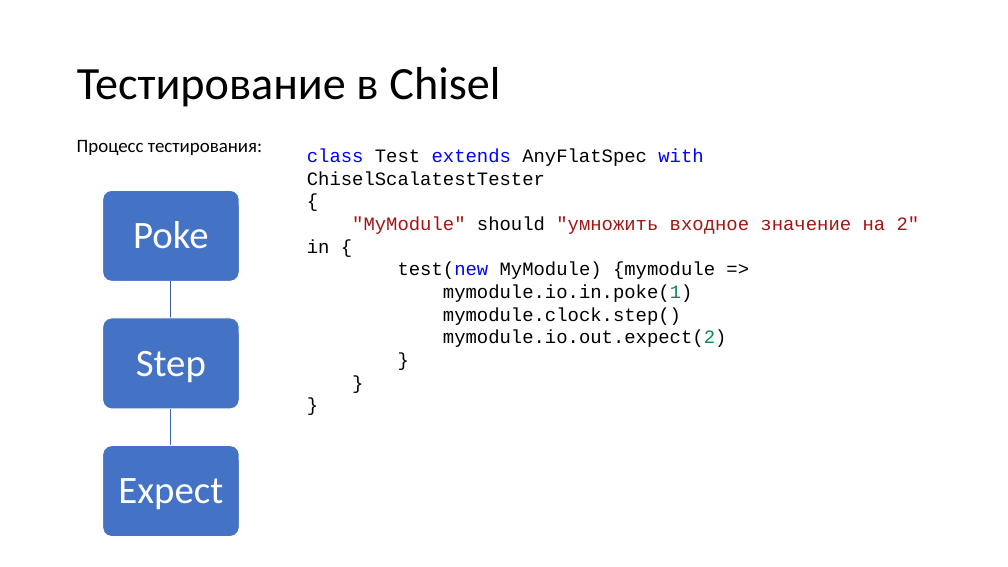
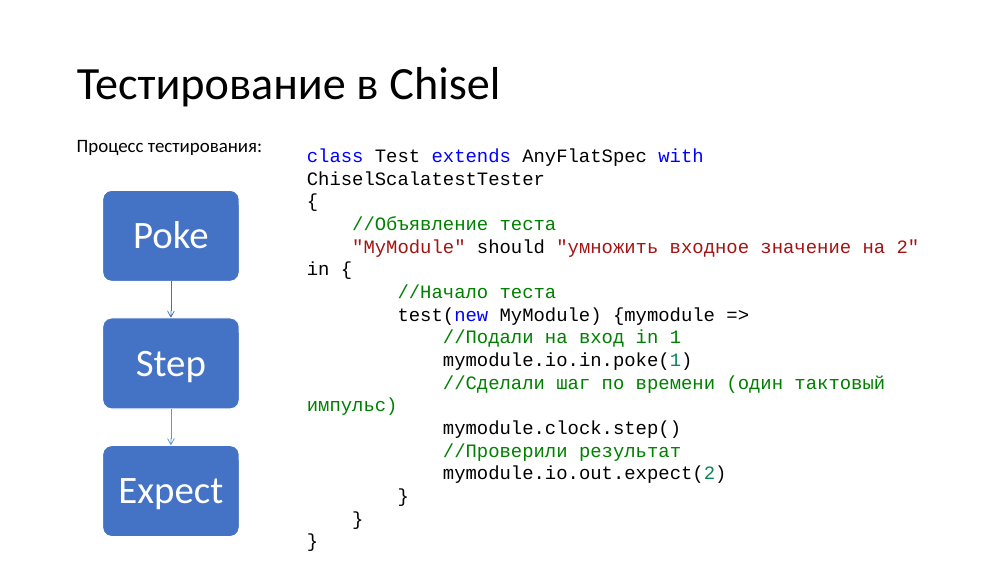
Before and after one commit to Asevulon/Maga_Tests_Chisel, a slide deck: slide 5 of Тестрирование на чизеле.pptx (slide 4 before the commit). Drawn at 1008x567 pixels with LibreOffice and Linux fonts; fonts in the diff are those of the drawing. Boxes give left, top, right and bottom in pixels: in the first picture for what was removed or moved away, otherwise in the second. Text is boxed around its words. In the diff, an @@ line names an element or a change of style, - is before the commit and + after.

```diff
--- a/Тестрирование на чизеле.pptx
+++ b/Тестрирование на чизеле.pptx
@@ text at (352,217,557,231): paragraph added @@
+//Объявление теста
@@ freeform shape at (167,281,175,318): outline #365B9D 1 pt to #4472C4 0.75 pt @@
@@ text at (398,285,557,299): paragraph added @@
+//Начало теста
@@ text at (443,330,681,347): paragraph added @@
+//Подали на вход in 1
@@ text at (307,375,885,415): paragraph added @@
+//Сделали шаг по времени (один тактовый импульс)
@@ freeform shape at (167,409,175,445): outline #3E67B2 1 pt to #5B9BD5 0.75 pt @@
@@ text at (443,443,681,461): paragraph added @@
+//Проверили результат
```
Also in this commit, not shown: 3 other slides changed, 2 slides added.
